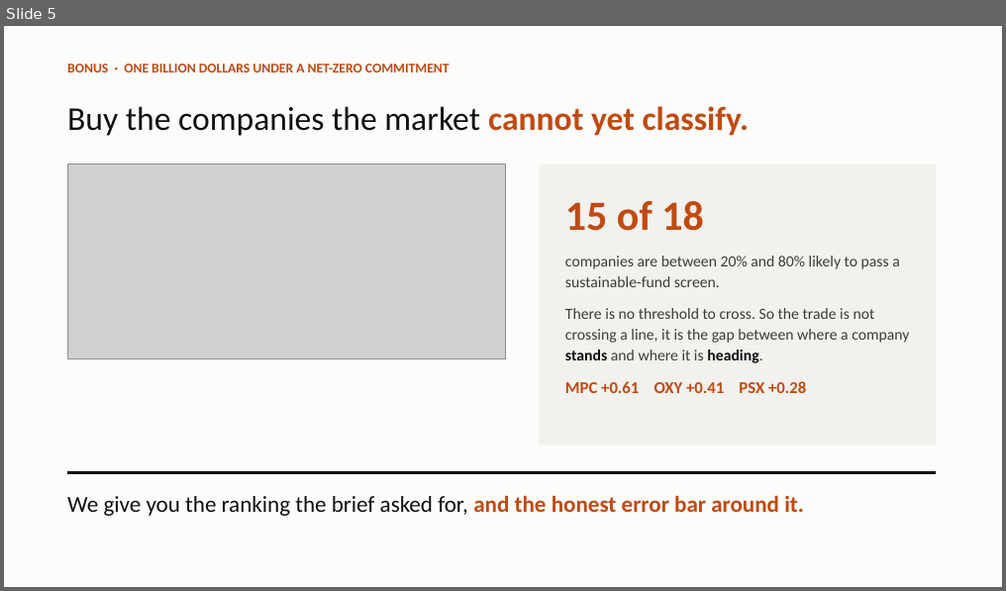
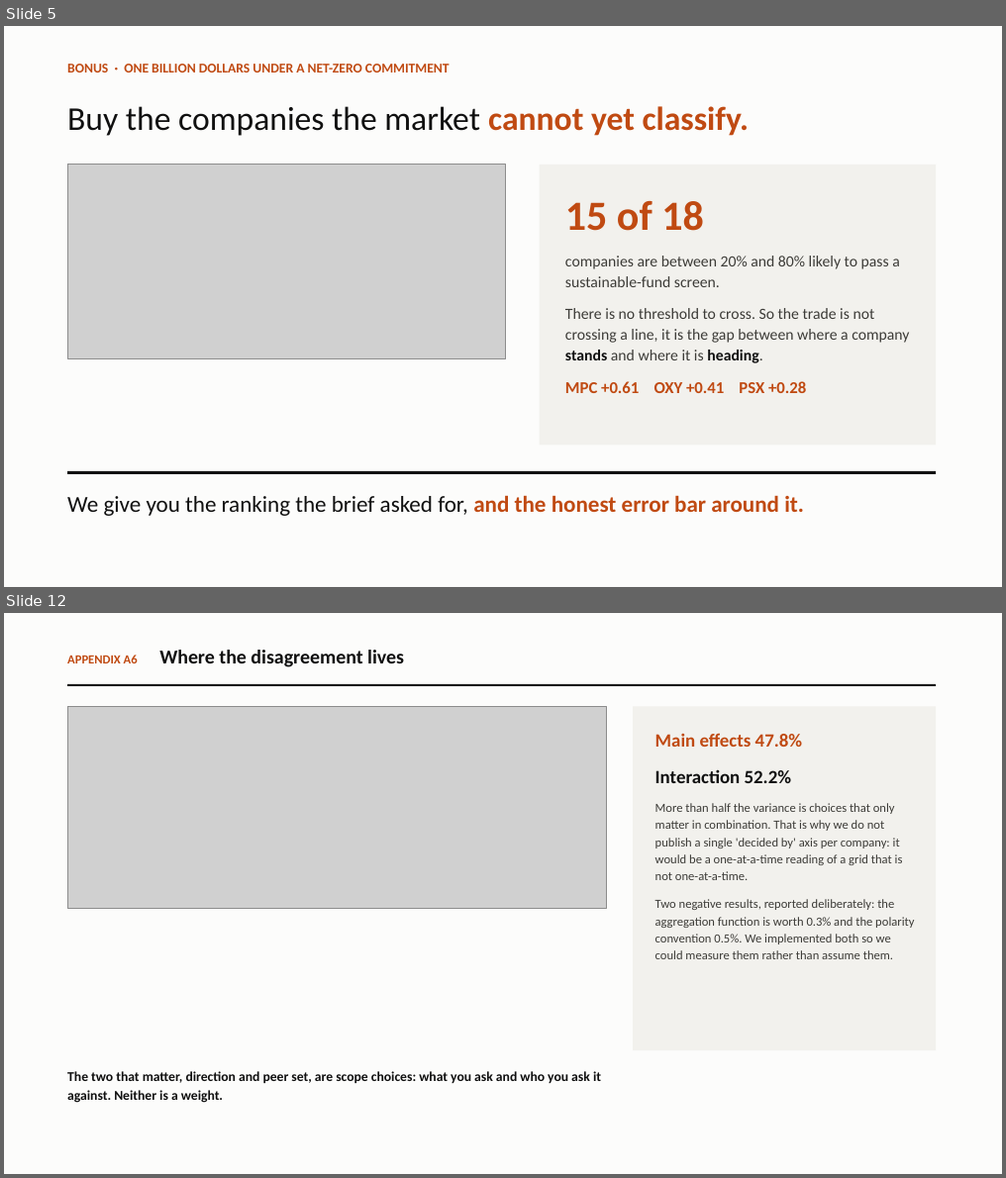
Before and after one commit to K14-coder/ETHack-Challenge-Accepted, a slide deck: CONTESTED_pitch.pptx. Shown one above the other, each under a label of ours: slide 5 before the commit, slides 5 and 12 after it; the slides between them are not shown. The pictures are 1006x591 and 1006x1178 pixels, drawn with LibreOffice and Linux fonts; fonts in the diff are those of the drawing; grey boxes stand for pictures. Boxes give left, top, right and bottom in pixels: in the first picture for what was removed or moved away, otherwise in the second. Text is boxed around its words. In the diff, an @@ line names an element or a change of style, - is before the commit and + after.

```diff
--- a/CONTESTED_pitch.pptx
+++ b/CONTESTED_pitch.pptx
@@ slide 12 added at (x1=4, y1=613, x2=1002, y2=1174), background #FFFFFF @@
@@ rectangle added at (x1=4, y1=613, x2=1002, y2=1174), fill #FCFCFB @@
@@ text added at (x1=67, y1=650, x2=404, y2=667), 19 pt, text #101010, bold @@
+APPENDIX A6 Where the disagreement lives
@@ rectangle added at (x1=67, y1=684, x2=936, y2=686), fill #101010 @@
@@ picture added at (x1=67, y1=707, x2=607, y2=909) @@
@@ rectangle added at (x1=633, y1=707, x2=936, y2=1051), fill #F2F1ED @@
@@ text added at (x1=655, y1=733, x2=914, y2=959), 12 pt, text #3D3C38 @@
+Main effects 47.8%
+Interaction 52.2%
+More than half the variance is choices that only matter in combination. That is why we do not publish a single 'decided by' axis per company: it would be a one-at-a-time reading of a grid that is not one-at-a-time.
+Two negative results, reported deliberately: the aggregation function is worth 0.3% and the polarity convention 0.5%. We implemented both so we could measure them rather than assume them.
@@ text added at (x1=67, y1=1071, x2=601, y2=1103), 13 pt, text #101010, bold @@
+The two that matter, direction and peer set, are scope choices: what you ask and who you ask it against. Neither is a weight.
```
Also in this commit, not shown: 12 other slides added, 2 other files.
